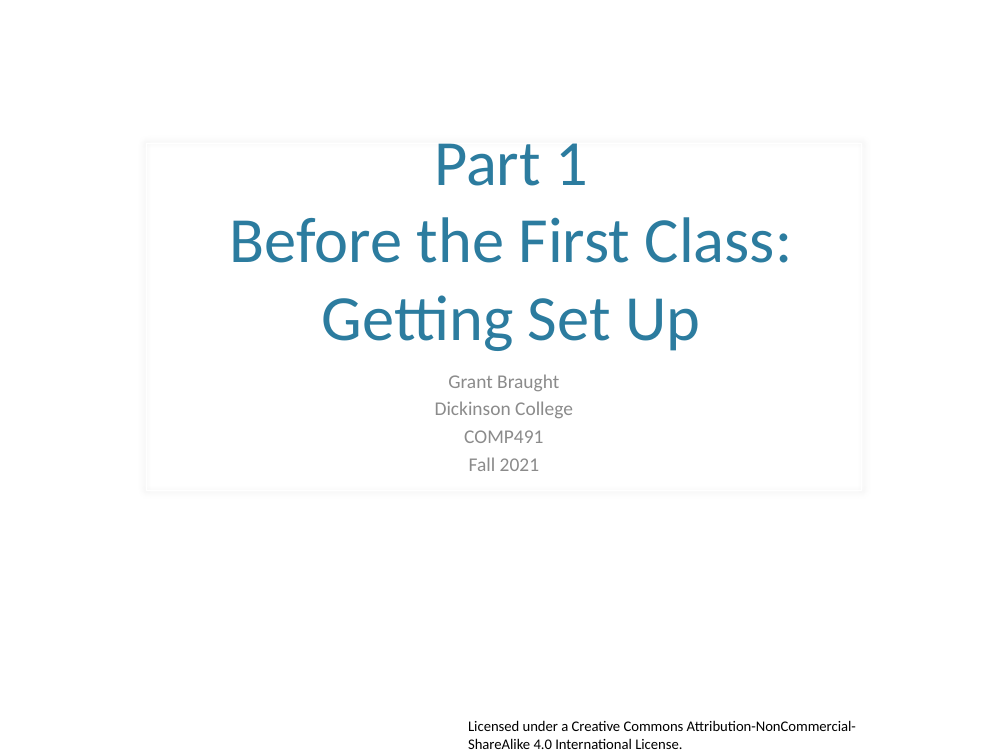
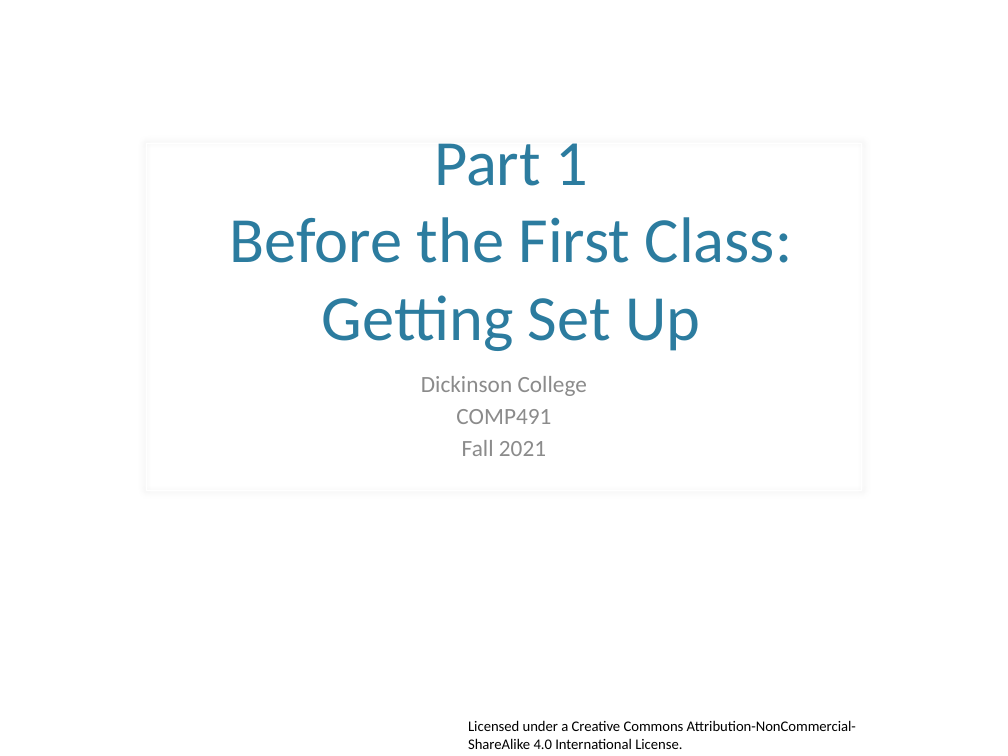
Before and after one commit to Dickinson-COMP-491-492/website, a slide deck: slide 3 of docs/07-GitHub.pptx. Drawn at 1008x756 pixels with LibreOffice and Linux fonts; fonts in the diff are those of the drawing; background and template pictures are left out. Boxes give left, top, right and bottom in pixels: in the first picture for what was removed or moved away, otherwise in the second. Text is boxed around its words. In the diff, an @@ line names an element or a change of style, - is before the commit and + after.

```diff
--- a/docs/07-GitHub.pptx
+++ b/docs/07-GitHub.pptx
@@ subtitle "Dickinson College" at bbox=[421, 376, 587, 456]: size 13.9 to 16.6 pt @@
@@ subtitle at bbox=[448, 374, 559, 391]: paragraph removed @@
-Grant Braught
```
Also in this commit, not shown: 3 other slides changed, 1 other file.
